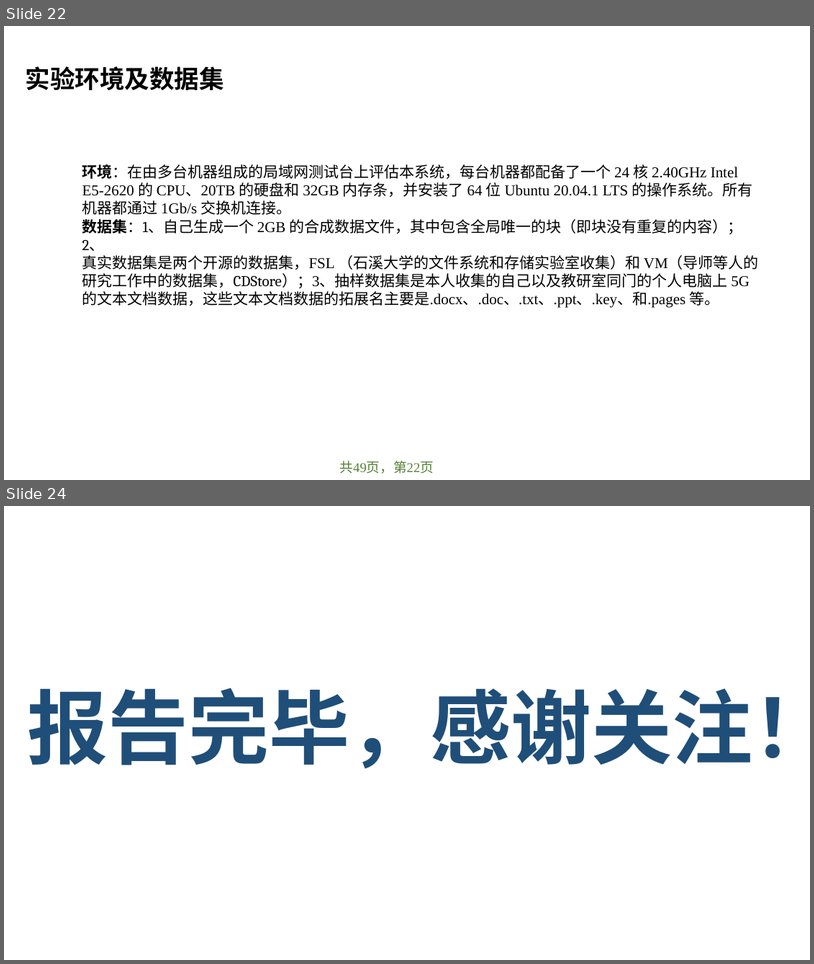
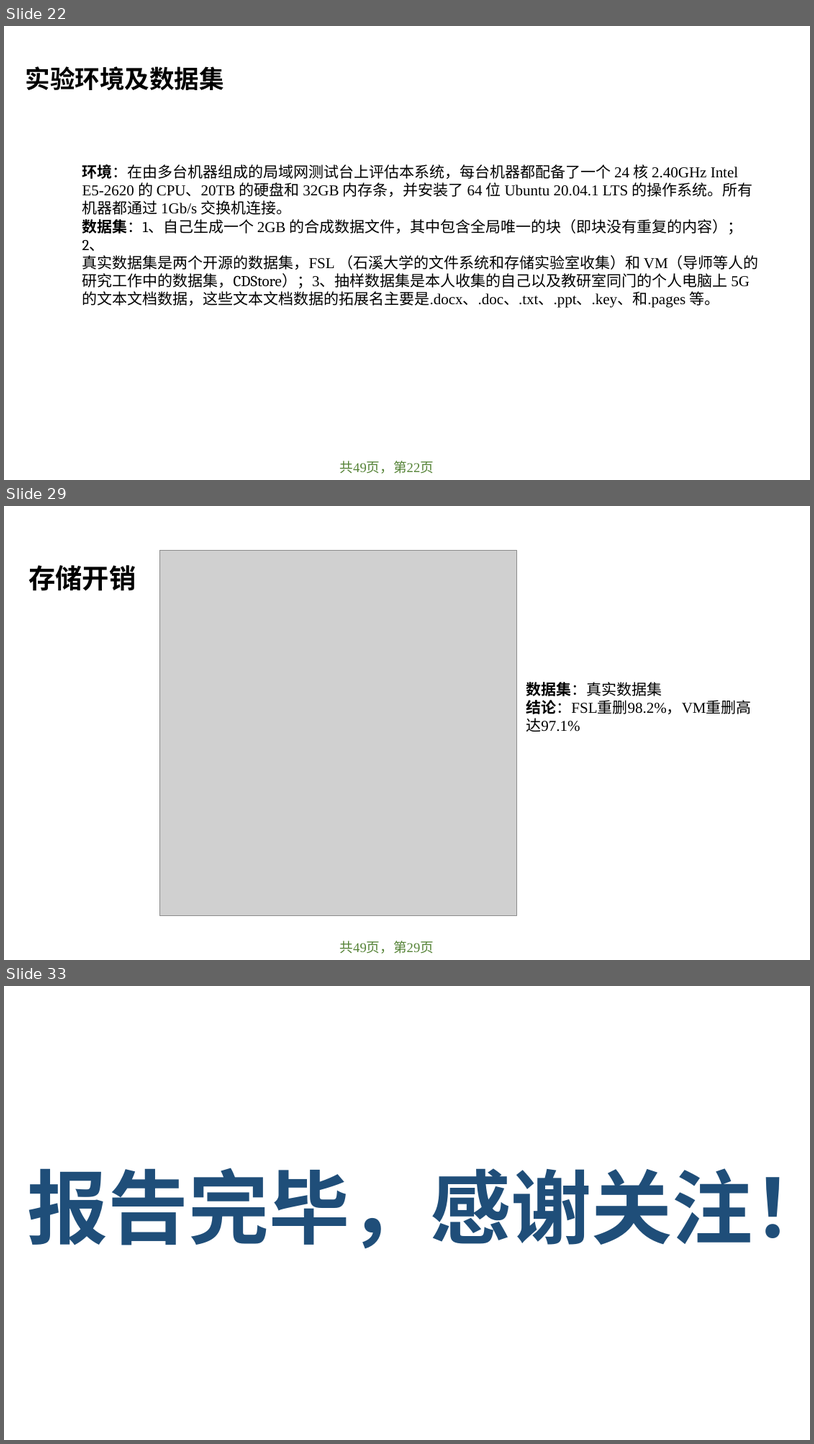
Before and after one commit to xiawenniu/thesis, a slide deck: 学位论文答辩模板示例.pptx. Shown one above the other, each under a label of ours: slides 22 and 24 before the commit, slides 22, 29 and 33 after it; the slides between them are not shown. The pictures are 814x964 and 814x1444 pixels, drawn with LibreOffice and Linux fonts; fonts in the diff are those of the drawing; grey boxes stand for pictures; background and template pictures are left out. Boxes give left, top, right and bottom in pixels: in the first picture for what was removed or moved away, otherwise in the second. Text is boxed around its words. In the diff, an @@ line names an element or a change of style, - is before the commit and + after.

```diff
--- a/学位论文答辩模板示例.pptx
+++ b/学位论文答辩模板示例.pptx
@@ slide 29 added at box(4, 506, 810, 960), background #FFFFFF @@
@@ text added at box(28, 565, 136, 591), 32 pt, text #000000, bold @@
+存储开销
@@ picture added at box(160, 550, 517, 916) @@
@@ text added at box(526, 682, 751, 731), 18 pt, text #000000 @@
+数据集：真实数据集
+结论：FSL重删98.2%，VM重删高达97.1%
@@ text added at box(340, 940, 434, 953), 16 pt, text #548235 @@
+共49页，第29页
@@ what was slide 24 is now slide 33 @@
```
Also in this commit, not shown: 1 slide changed, 8 other slides added, 1 other file.
